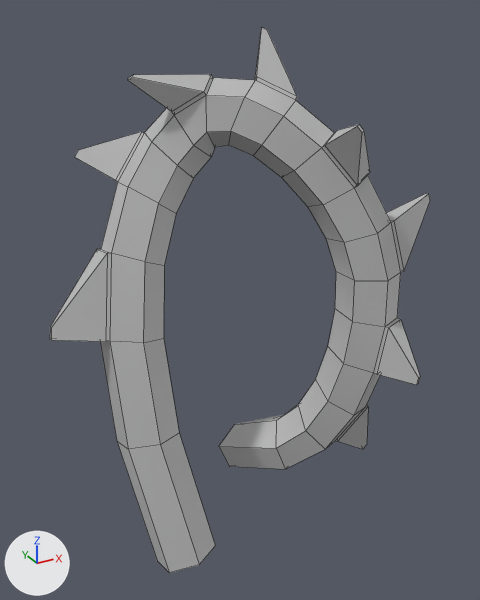
An edit to the FBX model CapstoneProject/Assets/CapstoneProject/Models/Fortifications/barbwire.fbx, drawn before and after from the same camera.
Both versions are drawn from a 50 mm lens placed at (-0.00323, -0.00501, 0.00973), pointed at (-0.00027, 0.00036, 0.00705). The axes (+X, +Y, +Z) are drawn at lower left. The lights are the same throughout. Mesh edges are drawn as thin lines. Where no turn or scale is listed for an object, it has been applied to the vertices.
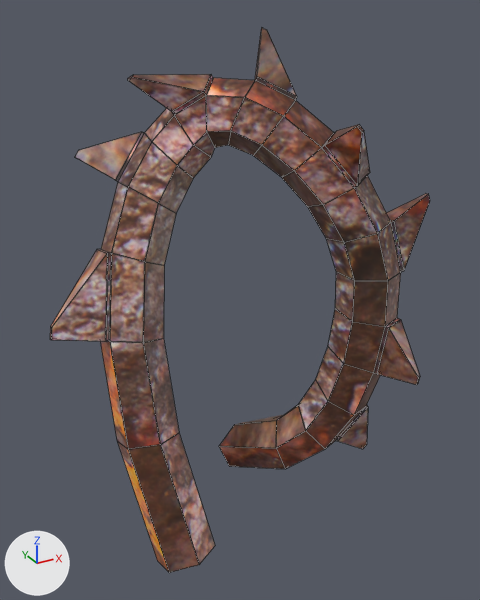
Pixel boxes (x1, y1, x2, y2) of what changed, in the pictures (480 x 600 px; the box of a moved part takes in the faces that stretch with it):
'pCylinder2', surface changed (grey to brown): (50, 28, 430, 573) in both
part 1 of me_mesh, moved or reshaped: (255, 28, 262, 80) in both
part 2 of me_mesh, surface changed (grey to brown): (50, 28, 430, 573) in both

The change in detail:
Picture 'barbwire.psd' (img_barbwire_psd) is new.
In material 'lambert1' (mat_lambert1), base_color is no longer (0.5, 0.5, 0.5), grey #bcbcbc.
In material 'lambert1' (mat_lambert1), texture is now set to img_barbwire_psd.
me_mesh has 184 vertices, 180 faces and spans x -0.00178..0.00188, y -0.00123..0.00141, z -0.00243..0.00282.
me_mesh is used by ob_pcylinder2; location (-0.0003, 0.0002, 0.00674).
Part 1, on me_mesh:
180 faces are deleted.
180 new faces join them.
me_mesh part 2: 173 kept faces spanning x -0.00178..0.00188, y -0.00123..0.00141, z -0.00243..0.00282 get new texture (UV) coordinates.
